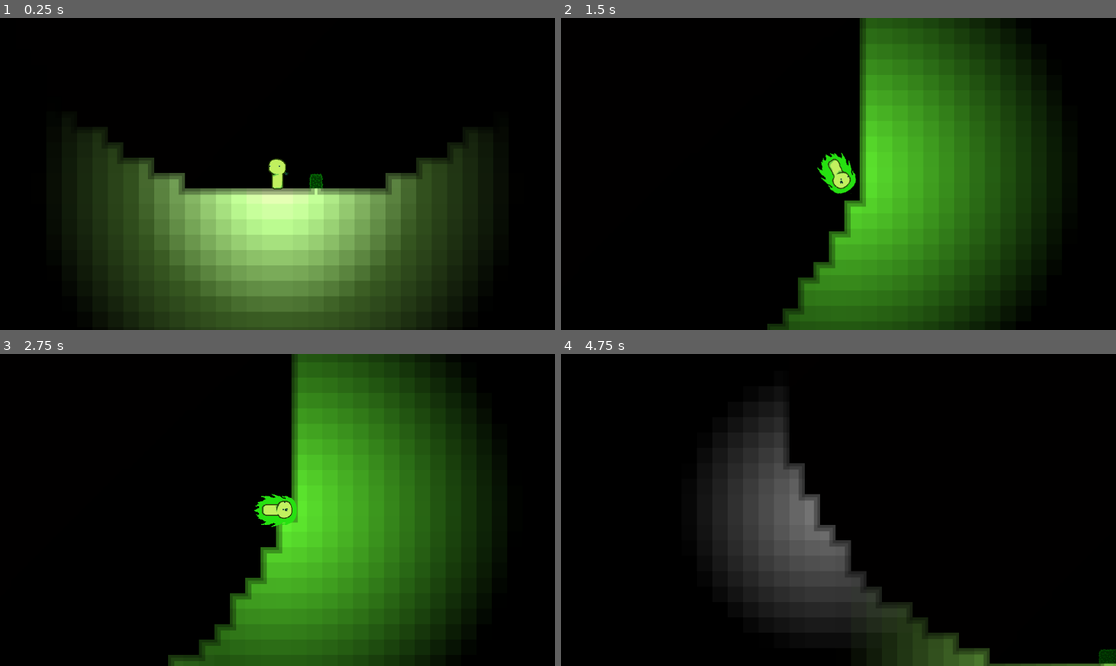
Above: before the commit, frames 1-4 (two rows, left to right).
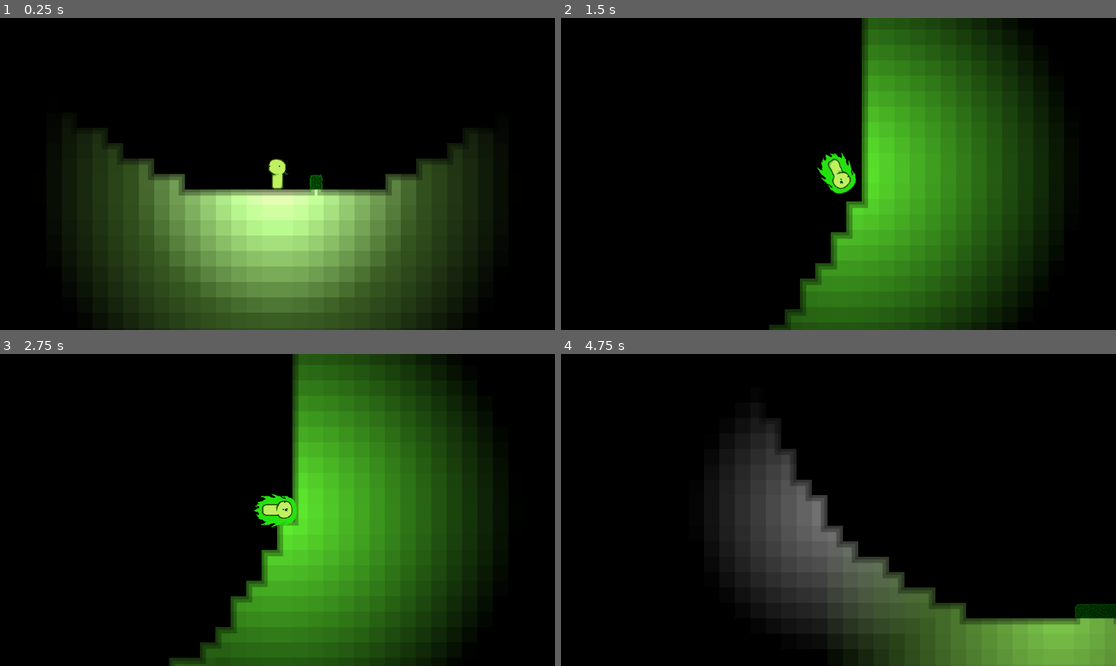
Above: after the commit, the same moments.

Repository: trurohawkins/cave
Game: Godot game, scene res://Scene/world.tscn
Same seed, same stepped clock (60 frames per second), same inputs: the game is played once before the commit and once after it.
Inputs (mouse positions are in pixels of both pictures, inside the frame that each line leads up to):
- Up to frame 1 (0.25 s): no input
- Up to frame 2 (1.5 s): tap Enter (energize) at 0.5 s; move the mouse to (960, 158) at 0.52 s; hold D (move_right) 0.53-1.28 s; tap Down (aim_down) at 0.6 s; click (960, 158) at 0.67 s; move the mouse to (727, 189) at 1.27 s; hold S (move_down) from 1.28 s (still down); tap Left (aim_left) at 1.35 s
- Up to frame 3 (2.75 s): move the mouse to (333, 441) at 2.02 s; release S (move_down) at 2.03 s; hold D (move_right) from 2.03 s (still down); hold Right (aim_right) from 2.03 s (still down)
- Up to frame 4 (4.75 s): move the mouse to (810, 572) at 2.77 s; release D (move_right) at 2.78 s; release Right (aim_right) at 2.78 s; hold W (move_up) 2.78-3.53 s; tap Up (aim_up) at 2.85 s; click (810, 572) at 2.92 s; move the mouse to (1005, 556) at 3.52 s; hold A (move_left) from 3.53 s (still down); tap Enter (energize) at 3.6 s; move the mouse to (672, 463) at 4.27 s; tap Space (shoot) at 4.35 s

The runs differ from the first frame. In frame 1, 0.6% of the frame differs, in the area x 16-84%, y 34-95%; in frame 2, 1.1%; in frame 3, 0.8%; in frame 4, 9.8%, in the area x 35-100%, y 15-100%.

Commit message:
player can clean up plnt now

Diff:
--- a/Scene/player.tscn
+++ b/Scene/player.tscn
@@ -7,9 +7,10 @@
 [ext_resource type="Texture2D" uid="uid://cw1dnmikqa41r" path="res://Sprites/guybo.png" id="5_ivevv"]
 [ext_resource type="Texture2D" uid="uid://b8x8oeoyqaydh" path="res://Sprites/energyAura.png" id="5_r6jsd"]
 [ext_resource type="Shader" uid="uid://ckqteutove7gn" path="res://Scripts/desaturate.gdshader" id="6_p6qlh"]
+[ext_resource type="Script" uid="uid://b2pk68q3g6fra" path="res://Scripts/cleaner.gd" id="8_2sw5t"]
 
 [sub_resource type="RectangleShape2D" id="RectangleShape2D_036b0"]
-size = Vector2(20, 59)
+size = Vector2(32, 62)
 
 [sub_resource type="ShaderMaterial" id="ShaderMaterial_2sw5t"]
 shader = ExtResource("6_p6qlh")
@@ -120,6 +121,9 @@
 "speed": 5.0
 }]
 
+[sub_resource type="RectangleShape2D" id="RectangleShape2D_ij4jb"]
+size = Vector2(64, 54)
+
 [node name="Player" type="CharacterBody2D"]
 collision_layer = 2
 script = ExtResource("1_r6jsd")
@@ -161,3 +165,13 @@
 animation = &"in_air"
 speed_scale = 2.0
 flip_h = true
+
+[node name="Cleaner" type="Area2D" parent="."]
+script = ExtResource("8_2sw5t")
+
+[node name="CollisionShape2D" type="CollisionShape2D" parent="Cleaner"]
+shape = SubResource("RectangleShape2D_ij4jb")
+
+[connection signal="area_entered" from="Cleaner" to="Cleaner" method="_on_area_entered"]
+[connection signal="body_entered" from="Cleaner" to="Cleaner" method="_on_body_entered"]
+[connection signal="body_exited" from="Cleaner" to="Cleaner" method="_on_body_exited"]
--- a/Scripts/GM.gd
+++ b/Scripts/GM.gd
@@ -283,8 +283,15 @@
 	if chunk[0] >= 0 && chunk[0] < mapSize.x && chunk[1] >= 0 && chunk[1] < mapSize.y:
 		chunk = grid[chunk[0]][chunk[1]]
 		var map = mc[1]
-		print(mc)
 		chunk.setCell(id, map, true)
+
+func checkCell(mc):
+	var chunk = mc[0]
+	if chunk[0] >= 0 && chunk[0] < mapSize.x && chunk[1] >= 0 && chunk[1] < mapSize.y:
+		chunk = grid[chunk[0]][chunk[1]]
+		var map = mc[1]
+		return chunk.get_cell_source_id(map)
+	return -1
 
 var winner: bool = false
 
--- a/Scripts/blast.gd
+++ b/Scripts/blast.gd
@@ -41,10 +41,6 @@
 func getCollisions():
 	var shape = $CollisionShape2D.shape
 	var square = Vector2(shape.radius * scale.x, shape.radius * scale.y)
-	"""
-	var topLeft = map.local_to_map(global_position - square)
-	var botRight = map.local_to_map(global_position + square)
-	"""
 	var topLeft = (global_position - square) / 32
 	var botRight = (global_position + square) / 32
 
--- /dev/null
+++ b/Scripts/cleaner.gd
@@ -0,0 +1,56 @@
+extends Area2D
+
+var cleaning: Array = []
+var GM
+
+var cleanTime : float = 0.5
+var counter : float = 0
+
+func _physics_process(delta: float) -> void:
+	if counter > cleanTime:
+		counter = 0;
+		for mc in cleaning:
+			if GM.checkCell(mc)  == 2:
+				GM.checkCollision(mc)
+		cleaning.clear()
+	elif counter >= 0:
+		counter += delta
+
+func _on_body_entered(body):
+	if body is TileMapLayer:
+		var col = getCollisions()
+		for mc in col:
+			if mc not in cleaning:
+				cleaning.append(mc)
+
+				#print("appending " + str(mc) + " " + str(GM.checkCell(mc)))
+			'''
+			if cleaning.size() == 1:
+				counter = 0
+			'''
+
+func getCollisions():
+	var col = []
+	var shape = $CollisionShape2D.shape
+	var square = Vector2(shape.size.x * scale.x / 2, shape.size.y * scale.y / 2)
+	var topLeft = (global_position - square) / 32
+	var botRight = (global_position + square) / 32
+	for x in range(topLeft.x, botRight.x+1):
+		for y in range(topLeft.y, botRight.y+1):
+			var pos = Vector2i(round(x), round(y))
+			var mc = GM.posToChunk(pos)
+			if mc not in col:
+				col.append(mc)
+	return col
+
+func _on_body_exited(body: Node2D) -> void:
+	if body is TileMapLayer:
+		var col = getCollisions()
+		for mc in col:
+			if mc in cleaning:
+				#print("removing " + str(mc))
+				cleaning.erase(mc)
+				'''
+				if cleaning.size() == 0:
+					counter = -1
+				'''
--- a/Scripts/plant.gd
+++ b/Scripts/plant.gd
@@ -22,7 +22,9 @@
 				if grow(body[g]):
 					break
 			else:
+				var chunk = check(body[g])
 				body.remove_at(g)
+				chunk[0].destroyCell(chunk[1])
 				i -= 1
 		counter = 0
 	else:
@@ -34,9 +36,11 @@
 	if chunk[0].get_cell_source_id(chunk[1]) == -1:
 		return false
 	var full = 0
+	print("at pos " + str(pos))
 	for d in dirs:
 		var chk = Vector2i(pos) + d
 		chunk = check(chk)
+		print("   dchcking " + str(chk))
 		if chunk[0].get_cell_source_id(chunk[1]) != -1:
 			full += 1
 	#if it hs no neighbors it is floating so we remove,
--- a/Scripts/player.gd
+++ b/Scripts/player.gd
@@ -27,6 +27,7 @@
 @onready var thrustSprite = $thrustSprite
 @onready var groundCheck = $RayCast2D
 @onready var bodySprite = $BodySprite
+@onready var clean = $Cleaner
 
 var staggerDelta: float = 10
 var staggerCounter: float = 0
@@ -70,8 +71,10 @@
 		#gun.handEnergySprite.material.set_shader_parameter("desaturation", 1.0 - (energy/energyMax))
 
 func receiveGM(gm, camera):
+	print("sawned at " + str(global_position/32))
 	GM = gm
 	gun.GM = gm
+	clean.GM = gm
 	cam = camera
 	cam.follow = self
 	cam.global_position = global_position
@@ -139,10 +142,6 @@
 			crashDir.y *= -1
 			crashDir = crashDir.angle()
 			var diff = rad_to_deg(wrapf(myDir - crashDir, -PI, PI))
-			if velocity.length() > 0:
-				print("im at " + str(Vector2i(global_position/32)))
-				print("hit something at " + str(Vector2i(collision.get_position()/32)) + " " + str(velocity))
-				print("my dir: " + str(myDir) + " crash dir: " + str(crashDir))
 
 			if power >= landingPower:
 
Not shown: 1 places in Scene/player.tscn that only renumber resources
Not shown, added: Scripts/cleaner.gd.uid
